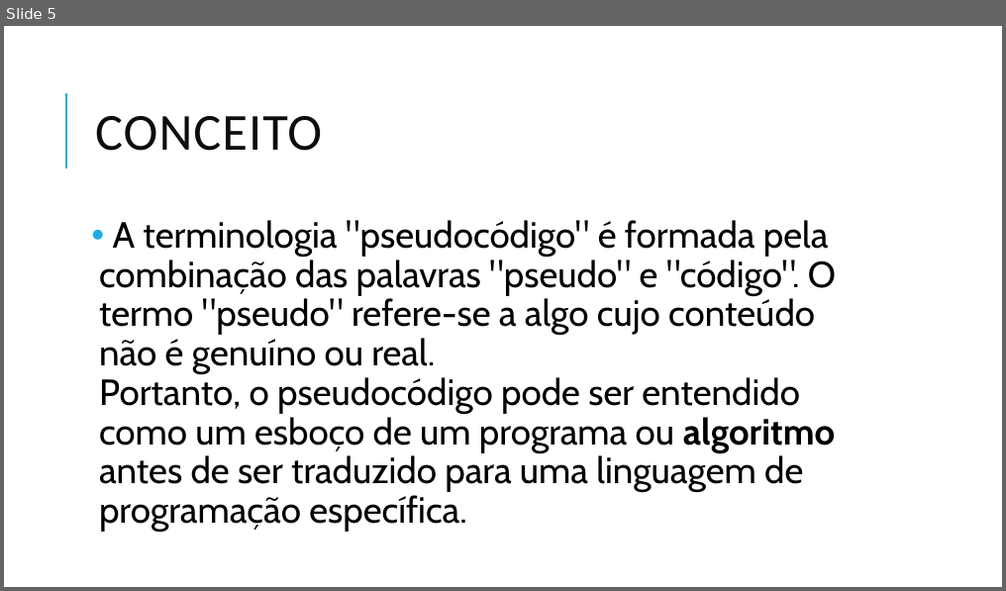
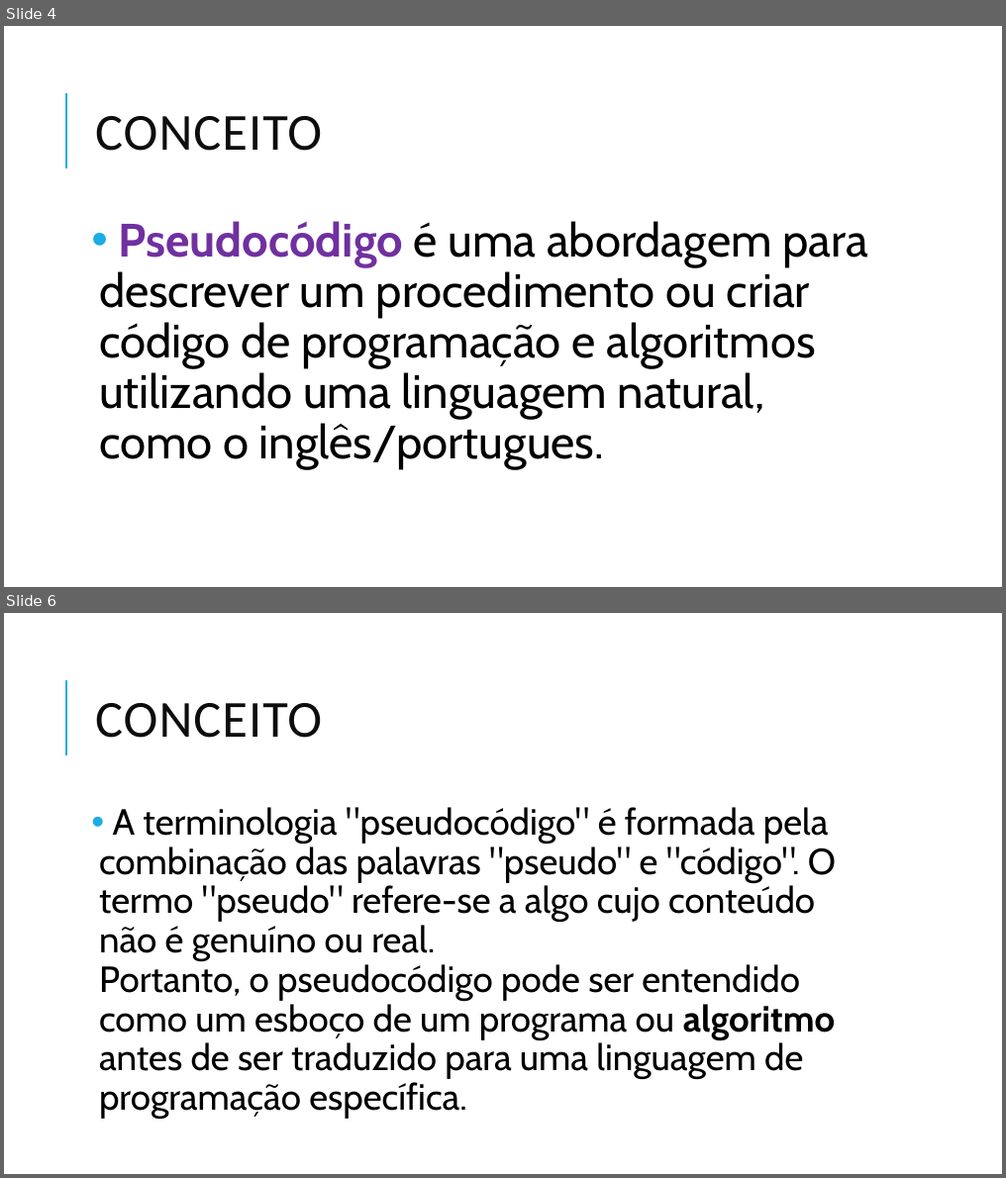
Before and after one commit to danhpaiva/una-teach-mca-202602, a slide deck: slide/teorica/01/01.raciocinio_logico_alg.pptx. Shown one above the other, each under a label of ours: slide 5 before the commit, slides 4 and 6 after it; the slides between them are not shown. The pictures are 1006x591 and 1006x1178 pixels, drawn with LibreOffice and Linux fonts; fonts in the diff are those of the drawing. Boxes give left, top, right and bottom in pixels: in the first picture for what was removed or moved away, otherwise in the second. Text is boxed around its words. In the diff, an @@ line names an element or a change of style, - is before the commit and + after.

```diff
--- a/slide/teorica/01/01.raciocinio_logico_alg.pptx
+++ b/slide/teorica/01/01.raciocinio_logico_alg.pptx
@@ slide 4 added at [4,26,1002,587], background #FFFFFF; not listed: 1 template element that a slide beside it also shows @@
@@ title added at [95,116,322,151], 50 pt, text #0D0D0D @@
+CONCEITO
@@ text added at [99,221,868,470], 45 pt, text #000000 @@
+• Pseudocódigo é uma abordagem para descrever um procedimento ou criar código de programação e algoritmos utilizando uma linguagem natural, como o inglês/portugues.
@@ what was slide 5 is now slide 6 @@
```
Also in this commit, not shown: 4 slides changed, 2 other slides added, 1 other file.
